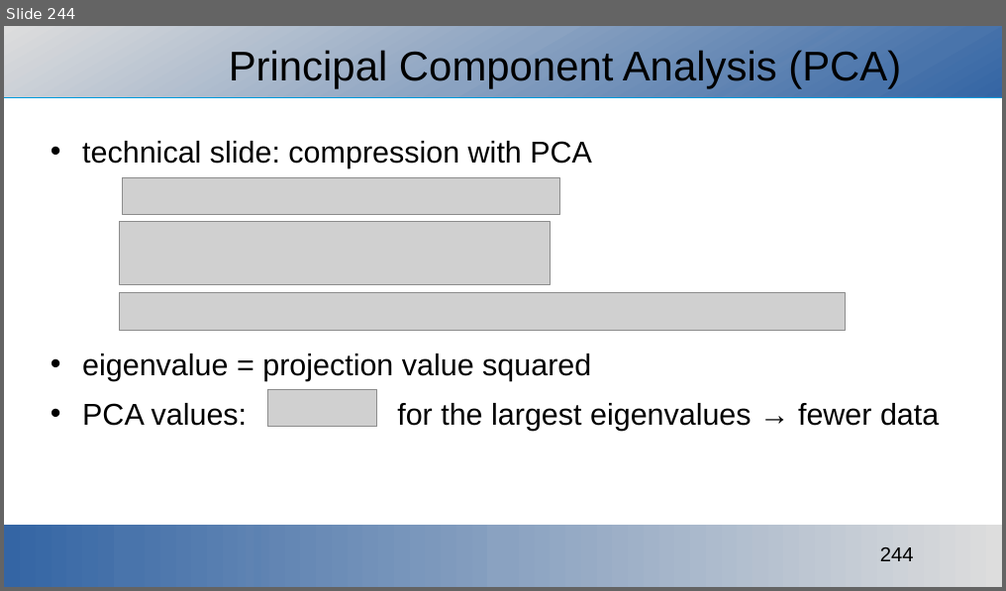
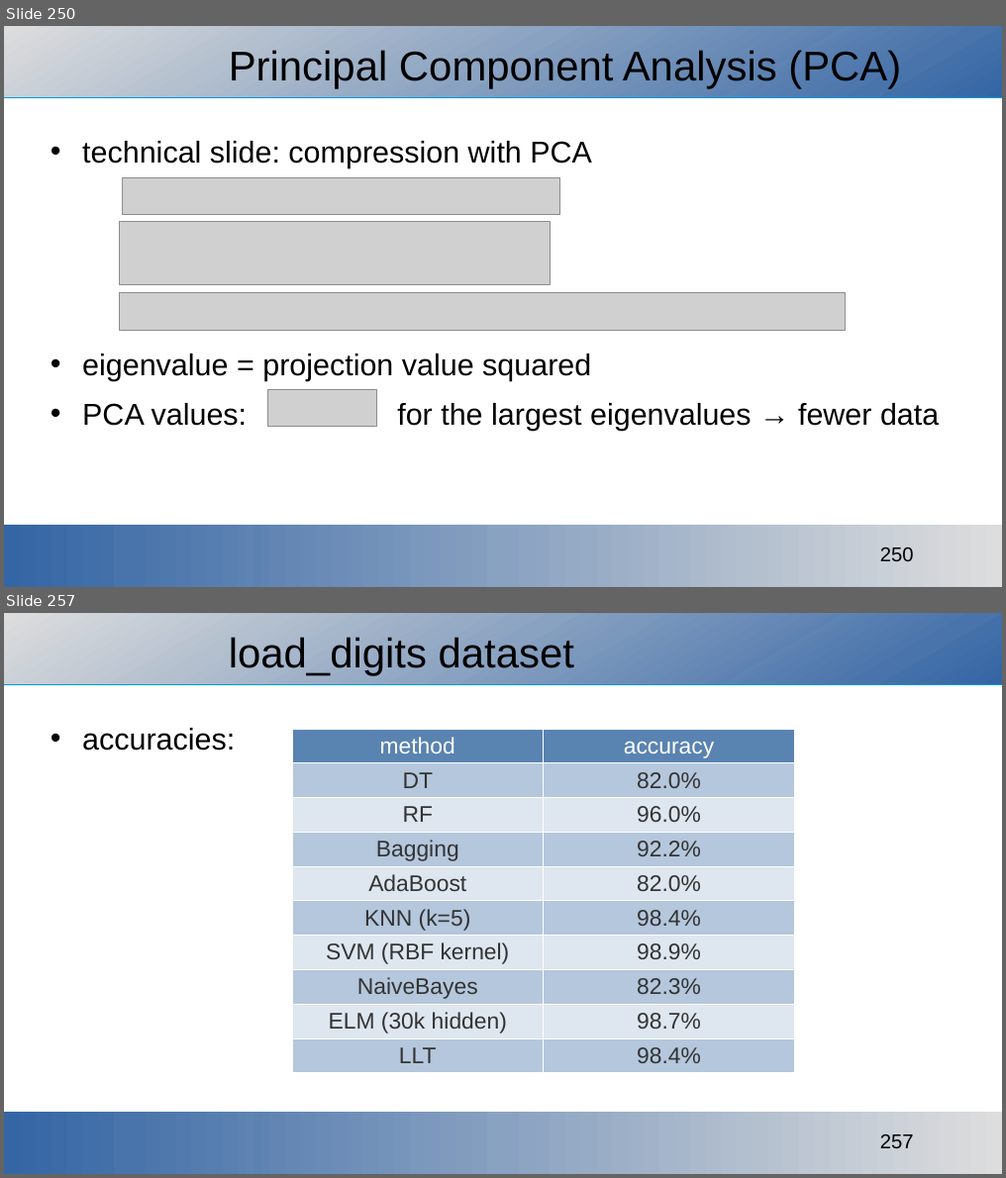
Before and after one commit to ajakovac/ML-in-Practice-I, a slide deck: ML in practice.odp. Shown one above the other, each under a label of ours: slide 244 before the commit, slides 250 and 257 after it; the slides between them are not shown. The pictures are 1006x591 and 1006x1178 pixels, drawn with LibreOffice and Linux fonts; fonts in the diff are those of the drawing; grey boxes stand for pictures; background and template pictures are left out. Boxes give left, top, right and bottom in pixels: in the first picture for what was removed or moved away, otherwise in the second. Text is boxed around its words. In the diff, an @@ line names an element or a change of style, - is before the commit and + after.

```diff
--- a/ML in practice.odp
+++ b/ML in practice.odp
@@ slide 257 added at <box>4,613,1002,1174</box>, background #FFFFFF; not listed: 3 template elements that a slide beside it also shows @@
@@ title added at <box>229,637,574,675</box>, 33 pt, text #000000 @@
+load_digits dataset
@@ text added at <box>82,728,235,751</box>, 24 pt, text #000000 @@
+• accuracies:
@@ table added at <box>292,729,795,1072</box>, 10 rows, 2 columns @@
+method | accuracy
+DT | 82.0%
+RF | 96.0%
+Bagging | 92.2%
+AdaBoost | 82.0%
+KNN (k=5) | 98.4%
+SVM (RBF kernel) | 98.9%
+NaiveBayes | 82.3%
+ELM (30k hidden) | 98.7%
+LLT | 98.4%
@@ what was slide 244 is now slide 250 @@
@@ page number at <box>880,548,914,562</box>: text changed @@
-244
+250
```
Also in this commit, not shown: 7 slides changed, 14 other slides added, 16 other files.
